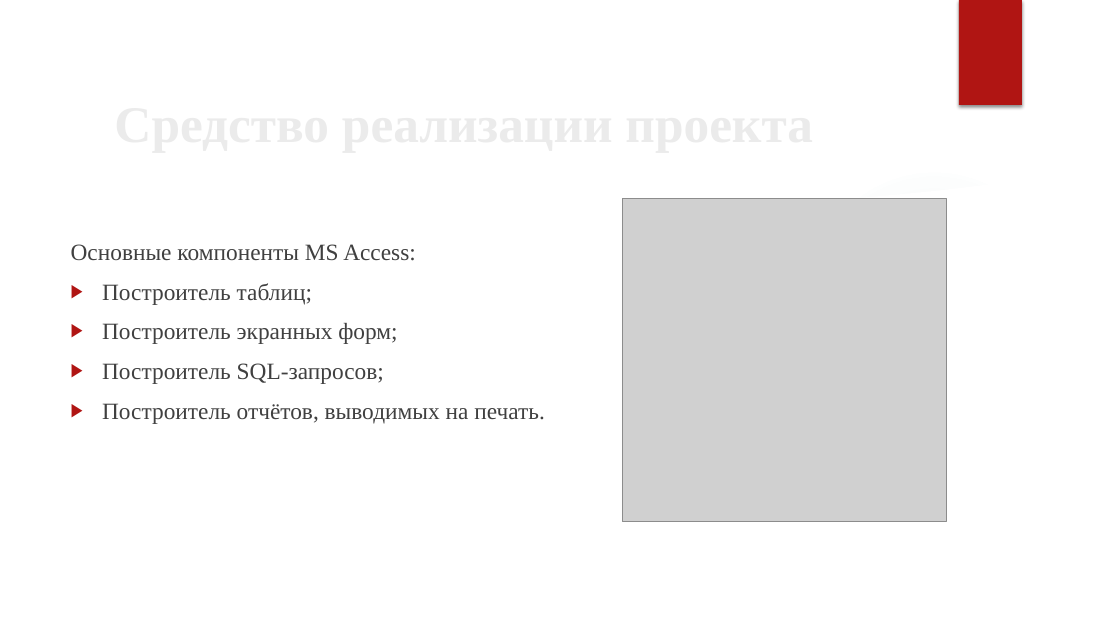
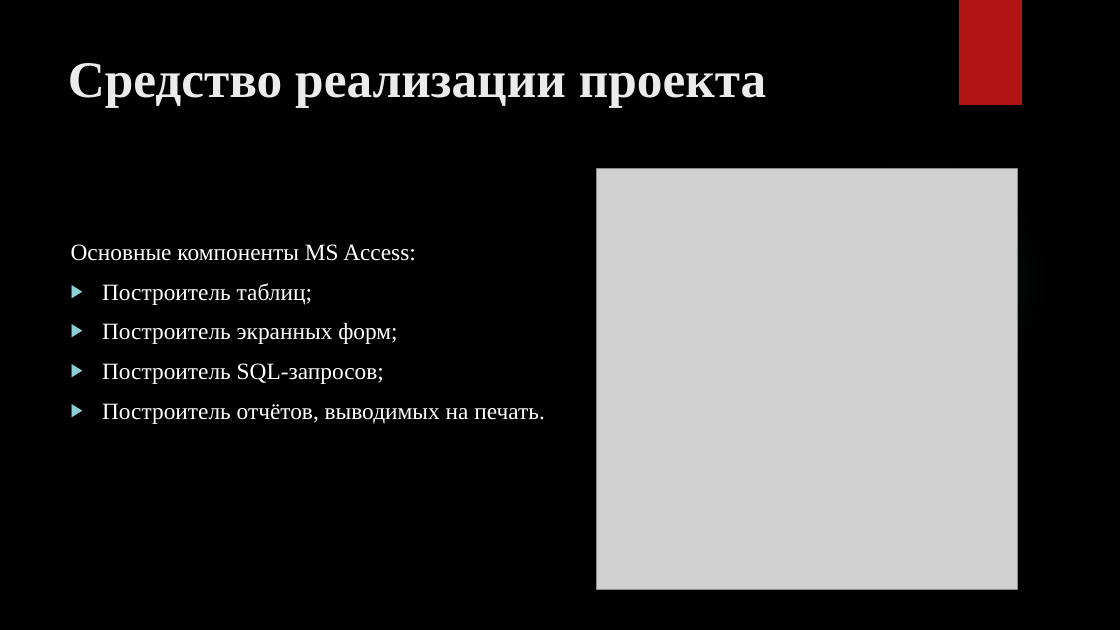
Before and after one commit to nefir2/kur, a slide deck: slide 5 of well, this is mine/presentation/remake to mine presentation/presentation.pptx. Drawn at 1120x630 pixels with LibreOffice and Linux fonts; fonts in the diff are those of the drawing; grey boxes stand for pictures; background and template pictures are left out. Boxes give left, top, right and bottom in pixels: in the first picture for what was removed or moved away, otherwise in the second. Text is boxed around its words. In the diff, an @@ line names an element or a change of style, - is before the commit and + after.

```diff
--- a/well, this is mine/presentation/remake to mine presentation/presentation.pptx
+++ b/well, this is mine/presentation/remake to mine presentation/presentation.pptx
@@ group removed at box(0, 0, 1120, 630): 3 freeform shapes, 2 ellipses @@
@@ title "Средство реализации проекта": place and size @@
-title "Средство реализации проекта" at box(106, 89, 917, 154)
+title "Средство реализации проекта" at box(68, 63, 767, 107)
@@ title "Средство реализации проекта" at box(68, 63, 767, 107): vertical alignment middle to top @@
@@ picture: place and size @@
-picture at box(623, 198, 946, 522)
+picture at box(597, 169, 1017, 590)
@@ ellipse: place and size @@
-ellipse at box(805, 168, 1064, 427)
+ellipse at box(791, 154, 1049, 413)
@@ ellipse at box(791, 154, 1049, 413): fill gradient #5F9C9D to gradient #50B9C1 @@
@@ text "Основные компоненты MS Access:" at box(71, 244, 545, 424): text colour #404040 to #FFFFFF; bullet colour #B01513 to #8AD0D6 @@
```
Also in this commit, not shown: 13 other slides changed, 2 other files.
